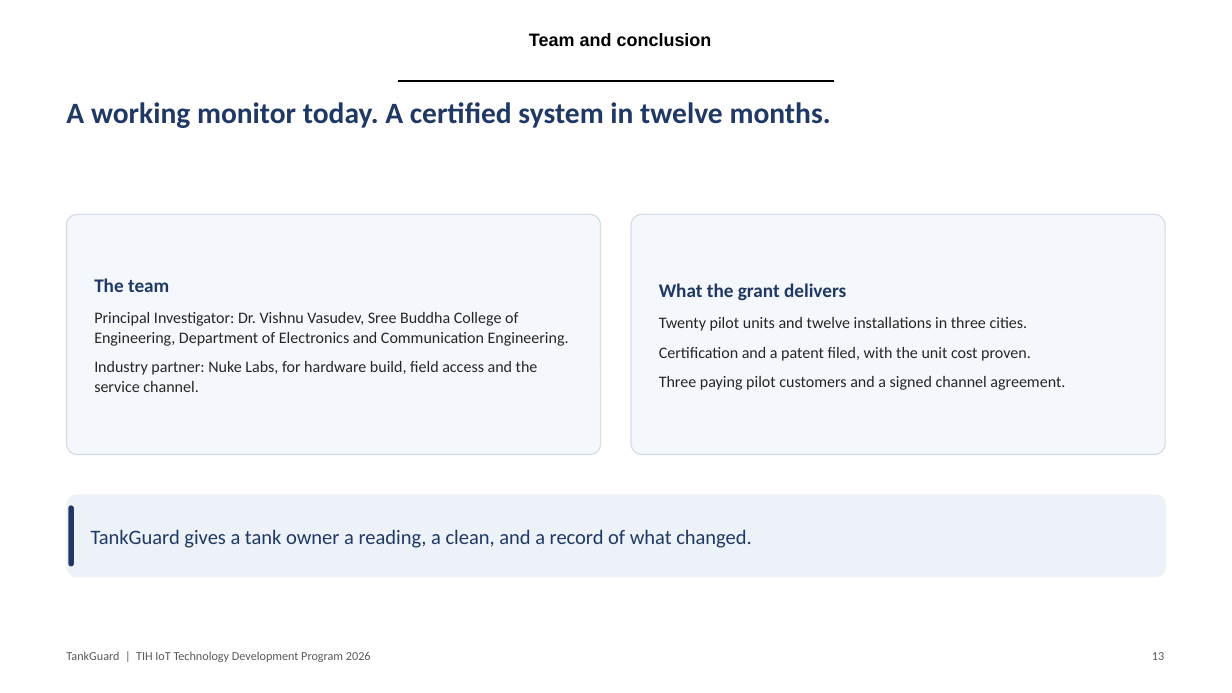
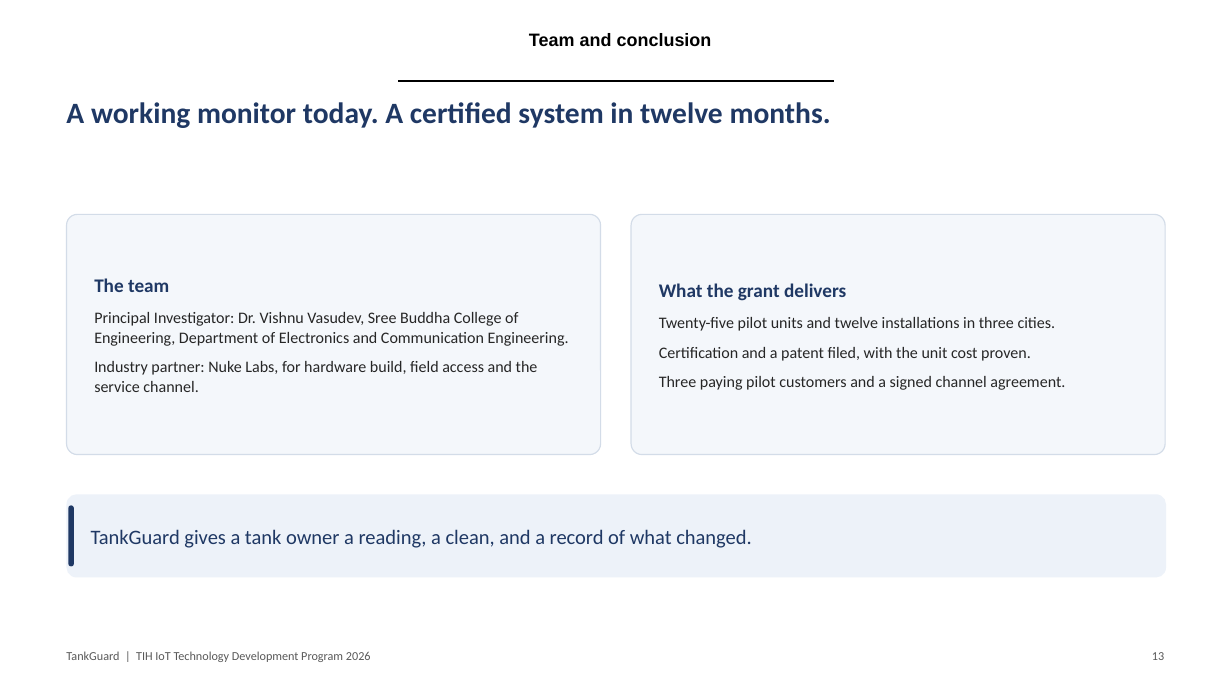
Before and after one commit to adithya-in/tankguard, a slide deck: slide 13 of docs/office/TankGuard_Presentation.pptx. Drawn at 1232x693 pixels with LibreOffice and Linux fonts; fonts in the diff are those of the drawing; background and template pictures are left out. Boxes give left, top, right and bottom in pixels: in the first picture for what was removed or moved away, otherwise in the second. Text is boxed around its words. In the diff, an @@ line names an element or a change of style, - is before the commit and + after.

Commit message:
docs(office): cap the faculty fee at 3 lakh and move the balance into R&D
The faculty fee was 7.06 lakh at the 20 percent cap. It is now 3.00 lakh, and the released amount buys equipment and consumables: reference instruments for the R&D bench (2.4 lakh) and five more pilot sets (0.8 lakh).

Because contingency and overhead are percentages, redirecting the fee also moves those two heads. The grand total falls by 2,400 to 42,31,200, and the tranches are recomputed so every head still sums across the three phases.

```diff
--- a/docs/office/TankGuard_Presentation.pptx
+++ b/docs/office/TankGuard_Presentation.pptx
@@ text at box(659, 317, 1056, 331): text changed @@
-Twenty pilot units and twelve installations in three cities.
+Twenty-five pilot units and twelve installations in three cities.
```
Also in this commit, not shown: 3 other slides changed, 3 other files.
